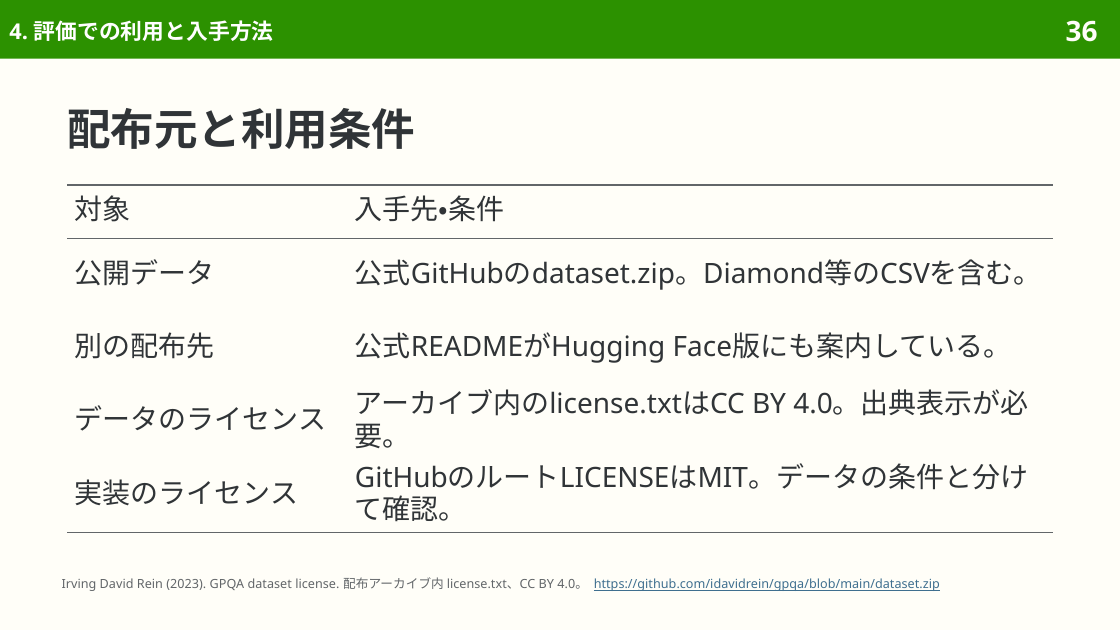
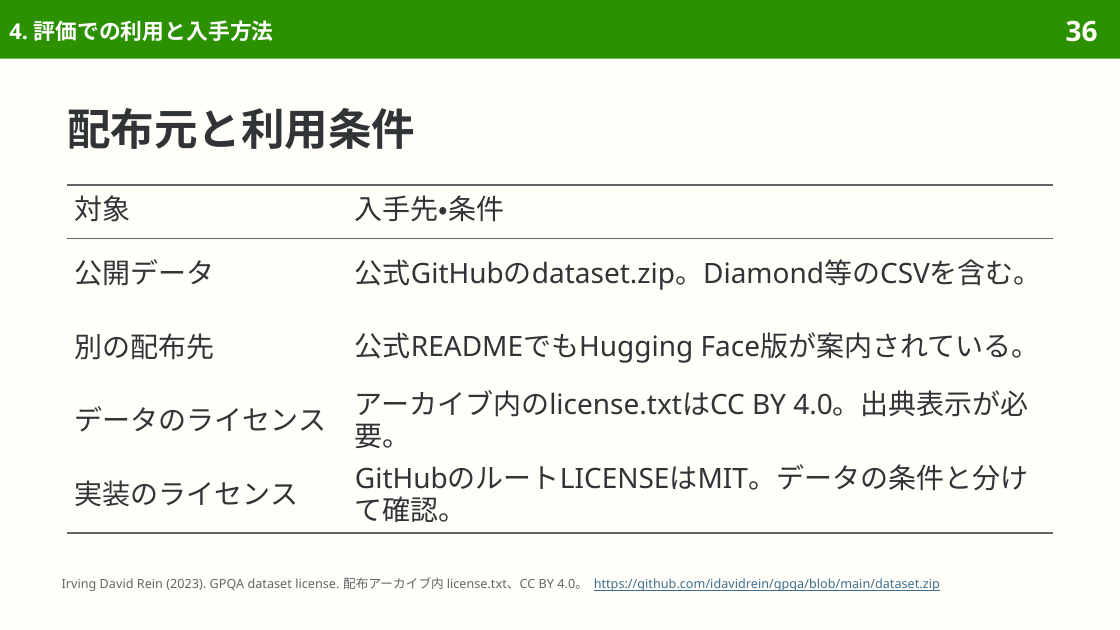
Before and after one commit to sasakiy84/datasets-in-10-minutes, a slide deck: slide 36 of slides/datasets-in-10-minutes-gpqa.pptx. Drawn at 1120x630 pixels with LibreOffice and Linux fonts; fonts in the diff are those of the drawing. Boxes give left, top, right and bottom in pixels: in the first picture for what was removed or moved away, otherwise in the second. Text is boxed around its words. In the diff, an @@ line names an element or a change of style, - is before the commit and + after.

```diff
--- a/slides/datasets-in-10-minutes-gpqa.pptx
+++ b/slides/datasets-in-10-minutes-gpqa.pptx
@@ table at (67,185,1053,530) @@
-row 3, column 2: 公式READMEがHugging Face版にも案内している。
+row 3, column 2: 公式READMEでもHugging Face版が案内されている。
```
Also in this commit, not shown: 9 other slides changed, 7 other files.
